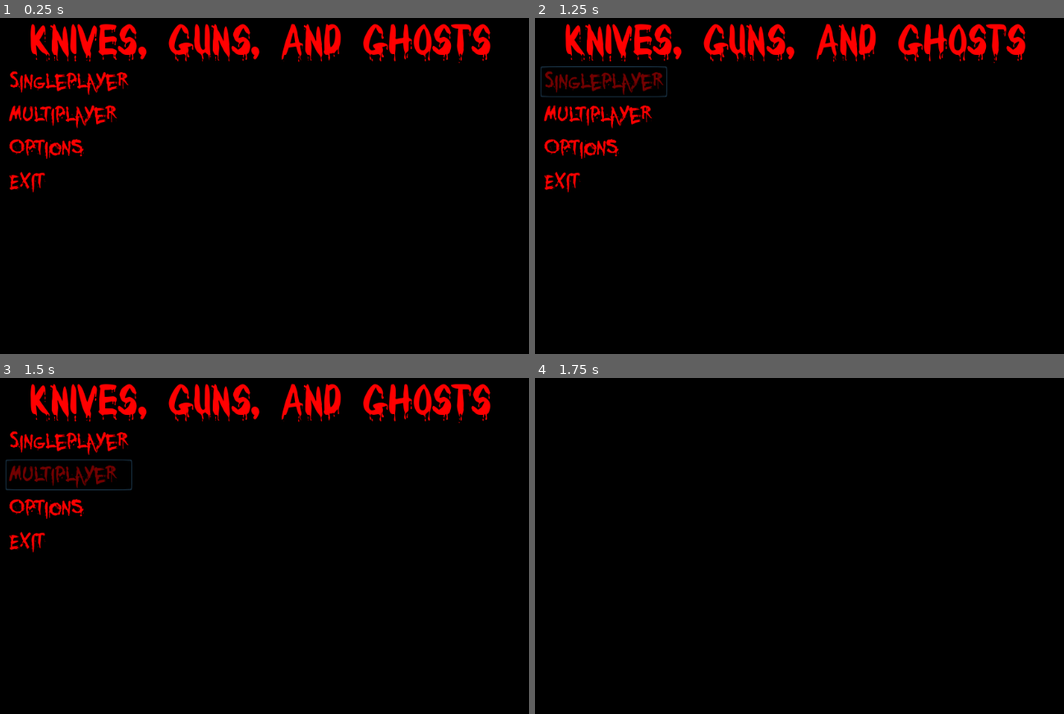
Above: before the commit, frames 1-4 (two rows, left to right).
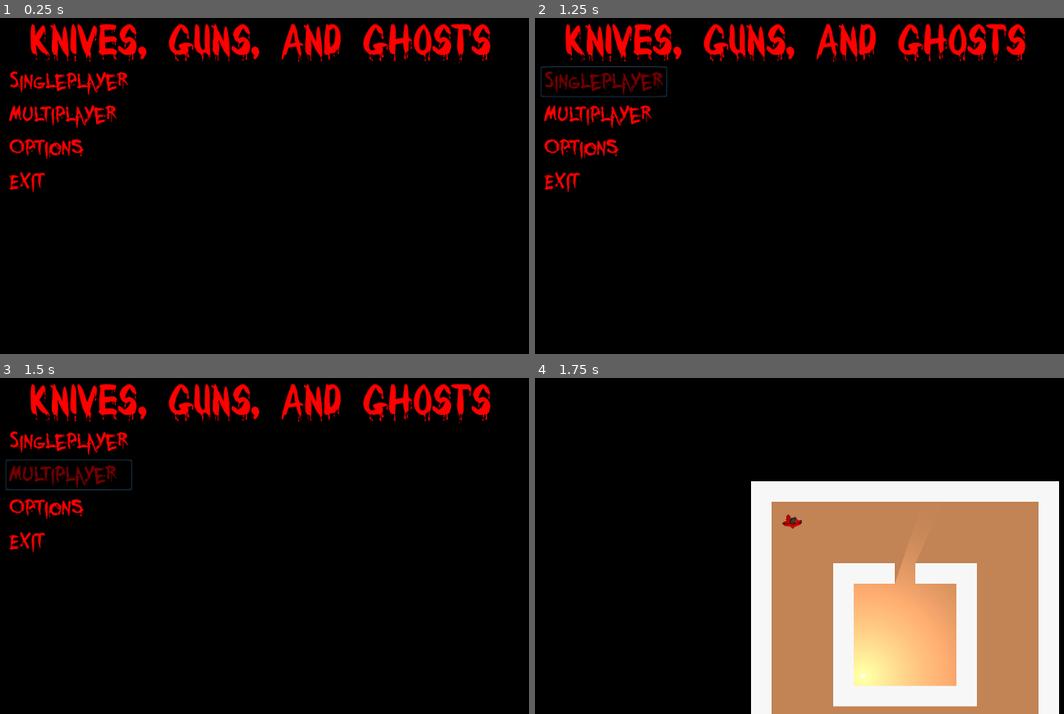
Above: after the commit, the same moments.

Repository: Code3nder/Knives-Guns-and-Ghosts
Game: Godot game, scene res://Assets/Scenes/Menus/Main Menu.tscn
Same seed, same stepped clock (60 frames per second), same inputs: the game is played once before the commit and once after it.
Inputs:
- Up to frame 1 (0.25 s): no input
- Up to frame 2 (1.25 s): click "Singleplayer" at 0.5 s
- Up to frame 3 (1.5 s): click "Multiplayer" at 1.25 s
- Up to frame 4 (1.75 s): no input

Frames 1-3 are identical in both runs. In frame 4, 40% of the frame differs, in the area x 40-100%, y 30-100%.
Error before the commit: Parse Error: Can't preload resource at path: res://Assets/Scenes/Players/Singleplayer.tscn (res://Assets/Scripts/Singleplayer.gd:4)

Commit message:
Fixed Transparency issue
This is a really stupid solution

Diff:
--- a/Knives, Guns, and Ghosts/Assets/Scenes/Instances/LightRoot.tscn
+++ b/Knives, Guns, and Ghosts/Assets/Scenes/Instances/LightRoot.tscn
@@ -5,3 +5,7 @@
 [node name="Lights" type="Node2D"]
 z_index = 10
 script = ExtResource( 1 )
+
+[node name="LightTimer" type="Timer" parent="."]
+wait_time = 0.2
+one_shot = true
--- a/Knives, Guns, and Ghosts/Assets/Scenes/Players/Singleplayer.tscn
+++ b/Knives, Guns, and Ghosts/Assets/Scenes/Players/Singleplayer.tscn
@@ -29,36 +29,439 @@
 [node name="Shoes" type="AnimatedSprite" parent="Body"]
 frames = ExtResource( 4 )
 animation = "Walking"
+speed_scale = 5.0
+
+[node name="Shoes2" type="AnimatedSprite" parent="Body"]
+frames = ExtResource( 4 )
+animation = "Walking"
+speed_scale = 5.0
+
+[node name="Shoes3" type="AnimatedSprite" parent="Body"]
+frames = ExtResource( 4 )
+animation = "Walking"
+speed_scale = 5.0
+
+[node name="Shoes4" type="AnimatedSprite" parent="Body"]
+frames = ExtResource( 4 )
+animation = "Walking"
+speed_scale = 5.0
+
+[node name="Shoes5" type="AnimatedSprite" parent="Body"]
+frames = ExtResource( 4 )
+animation = "Walking"
+speed_scale = 5.0
+
+[node name="Shoes6" type="AnimatedSprite" parent="Body"]
+frames = ExtResource( 4 )
+animation = "Walking"
+speed_scale = 5.0
+
+[node name="Shoes7" type="AnimatedSprite" parent="Body"]
+frames = ExtResource( 4 )
+animation = "Walking"
+speed_scale = 5.0
+
+[node name="Shoes8" type="AnimatedSprite" parent="Body"]
+frames = ExtResource( 4 )
+animation = "Walking"
+speed_scale = 5.0
+
+[node name="Shoes9" type="AnimatedSprite" parent="Body"]
+frames = ExtResource( 4 )
+animation = "Walking"
+speed_scale = 5.0
+
+[node name="Shoes10" type="AnimatedSprite" parent="Body"]
+frames = ExtResource( 4 )
+animation = "Walking"
+speed_scale = 5.0
 
 [node name="Ankles" type="AnimatedSprite" parent="Body"]
 visible = false
 z_index = 1
 frames = ExtResource( 7 )
 animation = "Walking"
+speed_scale = 5.0
+
+[node name="Ankles2" type="AnimatedSprite" parent="Body"]
+visible = false
+z_index = 1
+frames = ExtResource( 7 )
+animation = "Walking"
+speed_scale = 5.0
+
+[node name="Ankles3" type="AnimatedSprite" parent="Body"]
+visible = false
+z_index = 1
+frames = ExtResource( 7 )
+animation = "Walking"
+speed_scale = 5.0
+
+[node name="Ankles4" type="AnimatedSprite" parent="Body"]
+visible = false
+z_index = 1
+frames = ExtResource( 7 )
+animation = "Walking"
+speed_scale = 5.0
+
+[node name="Ankles5" type="AnimatedSprite" parent="Body"]
+visible = false
+z_index = 1
+frames = ExtResource( 7 )
+animation = "Walking"
+speed_scale = 5.0
+
+[node name="Ankles6" type="AnimatedSprite" parent="Body"]
+visible = false
+z_index = 1
+frames = ExtResource( 7 )
+animation = "Walking"
+speed_scale = 5.0
+
+[node name="Ankles7" type="AnimatedSprite" parent="Body"]
+visible = false
+z_index = 1
+frames = ExtResource( 7 )
+animation = "Walking"
+speed_scale = 5.0
+
+[node name="Ankles8" type="AnimatedSprite" parent="Body"]
+visible = false
+z_index = 1
+frames = ExtResource( 7 )
+animation = "Walking"
+speed_scale = 5.0
+
+[node name="Ankles9" type="AnimatedSprite" parent="Body"]
+visible = false
+z_index = 1
+frames = ExtResource( 7 )
+animation = "Walking"
+speed_scale = 5.0
+
+[node name="Ankles10" type="AnimatedSprite" parent="Body"]
+visible = false
+z_index = 1
+frames = ExtResource( 7 )
+animation = "Walking"
+speed_scale = 5.0
 
 [node name="Pants" type="AnimatedSprite" parent="Body"]
 modulate = Color( 1, 0, 0, 1 )
 z_index = 2
 frames = ExtResource( 6 )
 animation = "Walking"
+speed_scale = 5.0
+
+[node name="Pants2" type="AnimatedSprite" parent="Body"]
+modulate = Color( 1, 0, 0, 1 )
+z_index = 2
+frames = ExtResource( 6 )
+animation = "Walking"
+speed_scale = 5.0
+
+[node name="Pants3" type="AnimatedSprite" parent="Body"]
+modulate = Color( 1, 0, 0, 1 )
+z_index = 2
+frames = ExtResource( 6 )
+animation = "Walking"
+speed_scale = 5.0
+
+[node name="Pants4" type="AnimatedSprite" parent="Body"]
+modulate = Color( 1, 0, 0, 1 )
+z_index = 2
+frames = ExtResource( 6 )
+animation = "Walking"
+speed_scale = 5.0
+
+[node name="Pants5" type="AnimatedSprite" parent="Body"]
+modulate = Color( 1, 0, 0, 1 )
+z_index = 2
+frames = ExtResource( 6 )
+animation = "Walking"
+speed_scale = 5.0
+
+[node name="Pants6" type="AnimatedSprite" parent="Body"]
+modulate = Color( 1, 0, 0, 1 )
+z_index = 2
+frames = ExtResource( 6 )
+animation = "Walking"
+speed_scale = 5.0
+
+[node name="Pants7" type="AnimatedSprite" parent="Body"]
+modulate = Color( 1, 0, 0, 1 )
+z_index = 2
+frames = ExtResource( 6 )
+animation = "Walking"
+speed_scale = 5.0
+
+[node name="Pants8" type="AnimatedSprite" parent="Body"]
+modulate = Color( 1, 0, 0, 1 )
+z_index = 2
+frames = ExtResource( 6 )
+animation = "Walking"
+speed_scale = 5.0
+
+[node name="Pants9" type="AnimatedSprite" parent="Body"]
+modulate = Color( 1, 0, 0, 1 )
+z_index = 2
+frames = ExtResource( 6 )
+animation = "Walking"
+speed_scale = 5.0
+
+[node name="Pants10" type="AnimatedSprite" parent="Body"]
+modulate = Color( 1, 0, 0, 1 )
+z_index = 2
+frames = ExtResource( 6 )
+animation = "Walking"
+speed_scale = 5.0
 
 [node name="Hands" type="AnimatedSprite" parent="Body"]
 z_index = 3
 frames = ExtResource( 9 )
 animation = "Walking"
+speed_scale = 5.0
+
+[node name="Hands2" type="AnimatedSprite" parent="Body"]
+z_index = 3
+frames = ExtResource( 9 )
+animation = "Walking"
+speed_scale = 5.0
+
+[node name="Hands3" type="AnimatedSprite" parent="Body"]
+z_index = 3
+frames = ExtResource( 9 )
+animation = "Walking"
+speed_scale = 5.0
+
+[node name="Hands4" type="AnimatedSprite" parent="Body"]
+z_index = 3
+frames = ExtResource( 9 )
+animation = "Walking"
+speed_scale = 5.0
+
+[node name="Hands5" type="AnimatedSprite" parent="Body"]
+z_index = 3
+frames = ExtResource( 9 )
+animation = "Walking"
+speed_scale = 5.0
+
+[node name="Hands6" type="AnimatedSprite" parent="Body"]
+z_index = 3
+frames = ExtResource( 9 )
+animation = "Walking"
+speed_scale = 5.0
+
+[node name="Hands7" type="AnimatedSprite" parent="Body"]
+z_index = 3
+frames = ExtResource( 9 )
+animation = "Walking"
+speed_scale = 5.0
+
+[node name="Hands8" type="AnimatedSprite" parent="Body"]
+z_index = 3
+frames = ExtResource( 9 )
+animation = "Walking"
+speed_scale = 5.0
+
+[node name="Hands9" type="AnimatedSprite" parent="Body"]
+z_index = 3
+frames = ExtResource( 9 )
+animation = "Walking"
+speed_scale = 5.0
+
+[node name="Hands10" type="AnimatedSprite" parent="Body"]
+z_index = 3
+frames = ExtResource( 9 )
+animation = "Walking"
+speed_scale = 5.0
 
 [node name="Hoodie" type="AnimatedSprite" parent="Body"]
 modulate = Color( 1, 0, 0, 1 )
 z_index = 4
 frames = ExtResource( 5 )
 animation = "Walking"
+speed_scale = 5.0
+
+[node name="Hoodie2" type="AnimatedSprite" parent="Body"]
+modulate = Color( 1, 0, 0, 1 )
+z_index = 4
+frames = ExtResource( 5 )
+animation = "Walking"
+speed_scale = 5.0
+
+[node name="Hoodie3" type="AnimatedSprite" parent="Body"]
+modulate = Color( 1, 0, 0, 1 )
+z_index = 4
+frames = ExtResource( 5 )
+animation = "Walking"
+speed_scale = 5.0
+
+[node name="Hoodie4" type="AnimatedSprite" parent="Body"]
+modulate = Color( 1, 0, 0, 1 )
+z_index = 4
+frames = ExtResource( 5 )
+animation = "Walking"
+speed_scale = 5.0
+
+[node name="Hoodie5" type="AnimatedSprite" parent="Body"]
+modulate = Color( 1, 0, 0, 1 )
+z_index = 4
+frames = ExtResource( 5 )
+animation = "Walking"
+speed_scale = 5.0
+
+[node name="Hoodie6" type="AnimatedSprite" parent="Body"]
+modulate = Color( 1, 0, 0, 1 )
+z_index = 4
+frames = ExtResource( 5 )
+animation = "Walking"
+speed_scale = 5.0
+
+[node name="Hoodie7" type="AnimatedSprite" parent="Body"]
+modulate = Color( 1, 0, 0, 1 )
+z_index = 4
+frames = ExtResource( 5 )
+animation = "Walking"
+speed_scale = 5.0
+
+[node name="Hoodie8" type="AnimatedSprite" parent="Body"]
+modulate = Color( 1, 0, 0, 1 )
+z_index = 4
+frames = ExtResource( 5 )
+animation = "Walking"
+speed_scale = 5.0
+
+[node name="Hoodie9" type="AnimatedSprite" parent="Body"]
+modulate = Color( 1, 0, 0, 1 )
+z_index = 4
+frames = ExtResource( 5 )
+animation = "Walking"
+speed_scale = 5.0
+
+[node name="Hoodie10" type="AnimatedSprite" parent="Body"]
+modulate = Color( 1, 0, 0, 1 )
+z_index = 4
+frames = ExtResource( 5 )
+animation = "Walking"
+speed_scale = 5.0
 
 [node name="Head" type="AnimatedSprite" parent="Body"]
 z_index = 5
 frames = ExtResource( 3 )
 animation = "Walking"
+speed_scale = 5.0
+
+[node name="Head2" type="AnimatedSprite" parent="Body"]
+z_index = 5
+frames = ExtResource( 3 )
+animation = "Walking"
+speed_scale = 5.0
+
+[node name="Head3" type="AnimatedSprite" parent="Body"]
+z_index = 5
+frames = ExtResource( 3 )
+animation = "Walking"
+speed_scale = 5.0
+
+[node name="Head4" type="AnimatedSprite" parent="Body"]
+z_index = 5
+frames = ExtResource( 3 )
+animation = "Walking"
+speed_scale = 5.0
+
+[node name="Head5" type="AnimatedSprite" parent="Body"]
+z_index = 5
+frames = ExtResource( 3 )
+animation = "Walking"
+speed_scale = 5.0
+
+[node name="Head6" type="AnimatedSprite" parent="Body"]
+z_index = 5
+frames = ExtResource( 3 )
+animation = "Walking"
+speed_scale = 5.0
+
+[node name="Head7" type="AnimatedSprite" parent="Body"]
+z_index = 5
+frames = ExtResource( 3 )
+animation = "Walking"
+speed_scale = 5.0
+
+[node name="Head8" type="AnimatedSprite" parent="Body"]
+z_index = 5
+frames = ExtResource( 3 )
+animation = "Walking"
+speed_scale = 5.0
+
+[node name="Head9" type="AnimatedSprite" parent="Body"]
+z_index = 5
+frames = ExtResource( 3 )
+animation = "Walking"
+speed_scale = 5.0
+
+[node name="Head10" type="AnimatedSprite" parent="Body"]
+z_index = 5
+frames = ExtResource( 3 )
+animation = "Walking"
+speed_scale = 5.0
 
 [node name="Hair" type="AnimatedSprite" parent="Body"]
 z_index = 6
 frames = ExtResource( 8 )
 animation = "Walking"
+speed_scale = 5.0
+
+[node name="Hair2" type="AnimatedSprite" parent="Body"]
+z_index = 6
+frames = ExtResource( 8 )
+animation = "Walking"
+speed_scale = 5.0
+
+[node name="Hair3" type="AnimatedSprite" parent="Body"]
+z_index = 6
+frames = ExtResource( 8 )
+animation = "Walking"
+speed_scale = 5.0
+
+[node name="Hair4" type="AnimatedSprite" parent="Body"]
+z_index = 6
+frames = ExtResource( 8 )
+animation = "Walking"
+speed_scale = 5.0
+
+[node name="Hair5" type="AnimatedSprite" parent="Body"]
+z_index = 6
+frames = ExtResource( 8 )
+animation = "Walking"
+speed_scale = 5.0
+
+[node name="Hair6" type="AnimatedSprite" parent="Body"]
+z_index = 6
+frames = ExtResource( 8 )
+animation = "Walking"
+speed_scale = 5.0
+
+[node name="Hair7" type="AnimatedSprite" parent="Body"]
+z_index = 6
+frames = ExtResource( 8 )
+animation = "Walking"
+speed_scale = 5.0
+
+[node name="Hair8" type="AnimatedSprite" parent="Body"]
+z_index = 6
+frames = ExtResource( 8 )
+animation = "Walking"
+speed_scale = 5.0
+
+[node name="Hair9" type="AnimatedSprite" parent="Body"]
+z_index = 6
+frames = ExtResource( 8 )
+animation = "Walking"
+speed_scale = 5.0
+
+[node name="Hair10" type="AnimatedSprite" parent="Body"]
+z_index = 6
+frames = ExtResource( 8 )
+animation = "Walking"
+speed_scale = 5.0
--- a/Knives, Guns, and Ghosts/Assets/Scripts/Body.gd
+++ b/Knives, Guns, and Ghosts/Assets/Scripts/Body.gd
@@ -1,27 +1,14 @@
 extends Node2D
 
-onready var ankles = $Ankles
-onready var hair = $Hair
-onready var hands = $Hands
-onready var head = $Head
-onready var hoodie = $Hoodie
-onready var pants = $Pants
-onready var shoes = $Shoes
+var children
+
+func _ready():
+	children = get_children()
 
 func anim_walking():
-	ankles.play("Walking")
-	hair.play("Walking")
-	hands.play("Walking")
-	head.play("Walking")
-	hoodie.play("Walking")
-	pants.play("Walking")
-	shoes.play("Walking")
+	for i in children:
+		i.play("Walking")
 
 func anim_idle():
-	ankles.play("Idle")
-	hair.play("Idle")
-	hands.play("Idle")
-	head.play("Idle")
-	hoodie.play("Idle")
-	pants.play("Idle")
-	shoes.play("Idle")
+	for i in children:
+		i.play("Idle")
--- a/Knives, Guns, and Ghosts/Assets/Scripts/Lights.gd
+++ b/Knives, Guns, and Ghosts/Assets/Scripts/Lights.gd
@@ -3,6 +3,8 @@
 const light = preload("res://Assets/Scenes/Instances/Light.tscn")
 const peripheral = preload("res://Assets/Scenes/Instances/Peripheral.tscn")
 const flashlight = preload("res://Assets/Scenes/Instances/Flashlight.tscn")
+
+onready var timer = $LightTimer
 
 var lightInstance
 
@@ -10,7 +12,9 @@
 func _ready():
 	add_light_to_scene()
 	#add_flashlight_to_scene()
-	add_peripheral_to_scene()
+	timer.connect("timeout", self, "add_peripheral_to_scene")
+	timer.start()
+	#add_peripheral_to_scene()
 
 
 func add_light_to_scene():
--- a/Knives, Guns, and Ghosts/Assets/Sprites/Spritesheets/Spriteframes/HairSpriteframe.tres
+++ b/Knives, Guns, and Ghosts/Assets/Sprites/Spritesheets/Spriteframes/HairSpriteframe.tres
@@ -1,161 +1,161 @@
 [gd_resource type="SpriteFrames" load_steps=32 format=2]
 
 [ext_resource path="res://Assets/Sprites/Spritesheets/Hair/IdleHair.png" type="Texture" id=1]
-[ext_resource path="res://Assets/Sprites/Spritesheets/Hair/HairWalking.png" type="Texture" id=2]
+[ext_resource path="res://Assets/Sprites/Spritesheets/Hair/WalkingHair.png" type="Texture" id=2]
+
+[sub_resource type="AtlasTexture" id=1]
+flags = 4
+atlas = ExtResource( 2 )
+region = Rect2( 0, 0, 256, 256 )
 
 [sub_resource type="AtlasTexture" id=2]
 flags = 4
 atlas = ExtResource( 2 )
-region = Rect2( 0, 0, 256, 256 )
+region = Rect2( 256, 0, 256, 256 )
 
 [sub_resource type="AtlasTexture" id=3]
 flags = 4
 atlas = ExtResource( 2 )
-region = Rect2( 256, 0, 256, 256 )
+region = Rect2( 512, 0, 256, 256 )
 
 [sub_resource type="AtlasTexture" id=4]
 flags = 4
 atlas = ExtResource( 2 )
-region = Rect2( 512, 0, 256, 256 )
+region = Rect2( 768, 0, 256, 256 )
 
 [sub_resource type="AtlasTexture" id=5]
 flags = 4
 atlas = ExtResource( 2 )
-region = Rect2( 768, 0, 256, 256 )
+region = Rect2( 1024, 0, 256, 256 )
 
 [sub_resource type="AtlasTexture" id=6]
 flags = 4
 atlas = ExtResource( 2 )
-region = Rect2( 1024, 0, 256, 256 )
+region = Rect2( 1280, 0, 256, 256 )
 
 [sub_resource type="AtlasTexture" id=7]
 flags = 4
 atlas = ExtResource( 2 )
-region = Rect2( 1280, 0, 256, 256 )
+region = Rect2( 1536, 0, 256, 256 )
 
 [sub_resource type="AtlasTexture" id=8]
 flags = 4
 atlas = ExtResource( 2 )
-region = Rect2( 1536, 0, 256, 256 )
+region = Rect2( 0, 256, 256, 256 )
 
 [sub_resource type="AtlasTexture" id=9]
 flags = 4
 atlas = ExtResource( 2 )
-region = Rect2( 0, 256, 256, 256 )
+region = Rect2( 256, 256, 256, 256 )
 
 [sub_resource type="AtlasTexture" id=10]
 flags = 4
 atlas = ExtResource( 2 )
-region = Rect2( 256, 256, 256, 256 )
+region = Rect2( 512, 256, 256, 256 )
 
 [sub_resource type="AtlasTexture" id=11]
 flags = 4
 atlas = ExtResource( 2 )
-region = Rect2( 512, 256, 256, 256 )
+region = Rect2( 768, 256, 256, 256 )
 
 [sub_resource type="AtlasTexture" id=12]
 flags = 4
 atlas = ExtResource( 2 )
-region = Rect2( 768, 256, 256, 256 )
+region = Rect2( 1024, 256, 256, 256 )
 
 [sub_resource type="AtlasTexture" id=13]
 flags = 4
 atlas = ExtResource( 2 )
-region = Rect2( 1024, 256, 256, 256 )
+region = Rect2( 1280, 256, 256, 256 )
 
 [sub_resource type="AtlasTexture" id=14]
 flags = 4
 atlas = ExtResource( 2 )
-region = Rect2( 1280, 256, 256, 256 )
+region = Rect2( 1536, 256, 256, 256 )
 
 [sub_resource type="AtlasTexture" id=15]
 flags = 4
 atlas = ExtResource( 2 )
-region = Rect2( 1536, 256, 256, 256 )
+region = Rect2( 0, 512, 256, 256 )
 
 [sub_resource type="AtlasTexture" id=16]
 flags = 4
 atlas = ExtResource( 2 )
-region = Rect2( 0, 512, 256, 256 )
+region = Rect2( 256, 512, 256, 256 )
 
 [sub_resource type="AtlasTexture" id=17]
 flags = 4
 atlas = ExtResource( 2 )
-region = Rect2( 256, 512, 256, 256 )
+region = Rect2( 512, 512, 256, 256 )
 
 [sub_resource type="AtlasTexture" id=18]
 flags = 4
 atlas = ExtResource( 2 )
-region = Rect2( 512, 512, 256, 256 )
+region = Rect2( 768, 512, 256, 256 )
 
 [sub_resource type="AtlasTexture" id=19]
 flags = 4
 atlas = ExtResource( 2 )
-region = Rect2( 768, 512, 256, 256 )
+region = Rect2( 1024, 512, 256, 256 )
 
 [sub_resource type="AtlasTexture" id=20]
 flags = 4
 atlas = ExtResource( 2 )
-region = Rect2( 1024, 512, 256, 256 )
+region = Rect2( 1280, 512, 256, 256 )
 
 [sub_resource type="AtlasTexture" id=21]
 flags = 4
 atlas = ExtResource( 2 )
-region = Rect2( 1280, 512, 256, 256 )
+region = Rect2( 1536, 512, 256, 256 )
 
 [sub_resource type="AtlasTexture" id=22]
 flags = 4
 atlas = ExtResource( 2 )
-region = Rect2( 1536, 512, 256, 256 )
+region = Rect2( 0, 768, 256, 256 )
 
 [sub_resource type="AtlasTexture" id=23]
 flags = 4
 atlas = ExtResource( 2 )
-region = Rect2( 0, 768, 256, 256 )
+region = Rect2( 256, 768, 256, 256 )
 
 [sub_resource type="AtlasTexture" id=24]
 flags = 4
 atlas = ExtResource( 2 )
-region = Rect2( 256, 768, 256, 256 )
+region = Rect2( 512, 768, 256, 256 )
 
 [sub_resource type="AtlasTexture" id=25]
 flags = 4
 atlas = ExtResource( 2 )
-region = Rect2( 512, 768, 256, 256 )
+region = Rect2( 768, 768, 256, 256 )
 
 [sub_resource type="AtlasTexture" id=26]
 flags = 4
 atlas = ExtResource( 2 )
-region = Rect2( 768, 768, 256, 256 )
+region = Rect2( 1024, 768, 256, 256 )
 
 [sub_resource type="AtlasTexture" id=27]
 flags = 4
 atlas = ExtResource( 2 )
-region = Rect2( 1024, 768, 256, 256 )
+region = Rect2( 1280, 768, 256, 256 )
 
 [sub_resource type="AtlasTexture" id=28]
 flags = 4
 atlas = ExtResource( 2 )
-region = Rect2( 1280, 768, 256, 256 )
+region = Rect2( 1536, 768, 256, 256 )
 
 [sub_resource type="AtlasTexture" id=29]
-flags = 4
-atlas = ExtResource( 2 )
-region = Rect2( 1536, 768, 256, 256 )
-
-[sub_resource type="AtlasTexture" id=1]
 flags = 4
 atlas = ExtResource( 1 )
 region = Rect2( 0, 0, 256, 256 )
 
 [resource]
 animations = [ {
-"frames": [ SubResource( 2 ), SubResource( 3 ), SubResource( 4 ), SubResource( 5 ), SubResource( 6 ), SubResource( 7 ), SubResource( 8 ), SubResource( 9 ), SubResource( 10 ), SubResource( 11 ), SubResource( 12 ), SubResource( 13 ), SubResource( 14 ), SubResource( 15 ), SubResource( 16 ), SubResource( 17 ), SubResource( 18 ), SubResource( 19 ), SubResource( 20 ), SubResource( 21 ), SubResource( 22 ), SubResource( 23 ), SubResource( 24 ), SubResource( 25 ), SubResource( 26 ), SubResource( 27 ), SubResource( 28 ), SubResource( 29 ) ],
+"frames": [ SubResource( 1 ), SubResource( 2 ), SubResource( 3 ), SubResource( 4 ), SubResource( 5 ), SubResource( 6 ), SubResource( 7 ), SubResource( 8 ), SubResource( 9 ), SubResource( 10 ), SubResource( 11 ), SubResource( 12 ), SubResource( 13 ), SubResource( 14 ), SubResource( 15 ), SubResource( 16 ), SubResource( 17 ), SubResource( 18 ), SubResource( 19 ), SubResource( 20 ), SubResource( 21 ), SubResource( 22 ), SubResource( 23 ), SubResource( 24 ), SubResource( 25 ), SubResource( 26 ), SubResource( 27 ), SubResource( 28 ) ],
 "loop": true,
 "name": "Walking",
 "speed": 5.0
 }, {
-"frames": [ SubResource( 1 ) ],
+"frames": [ SubResource( 29 ) ],
 "loop": true,
 "name": "Idle",
 "speed": 5.0
